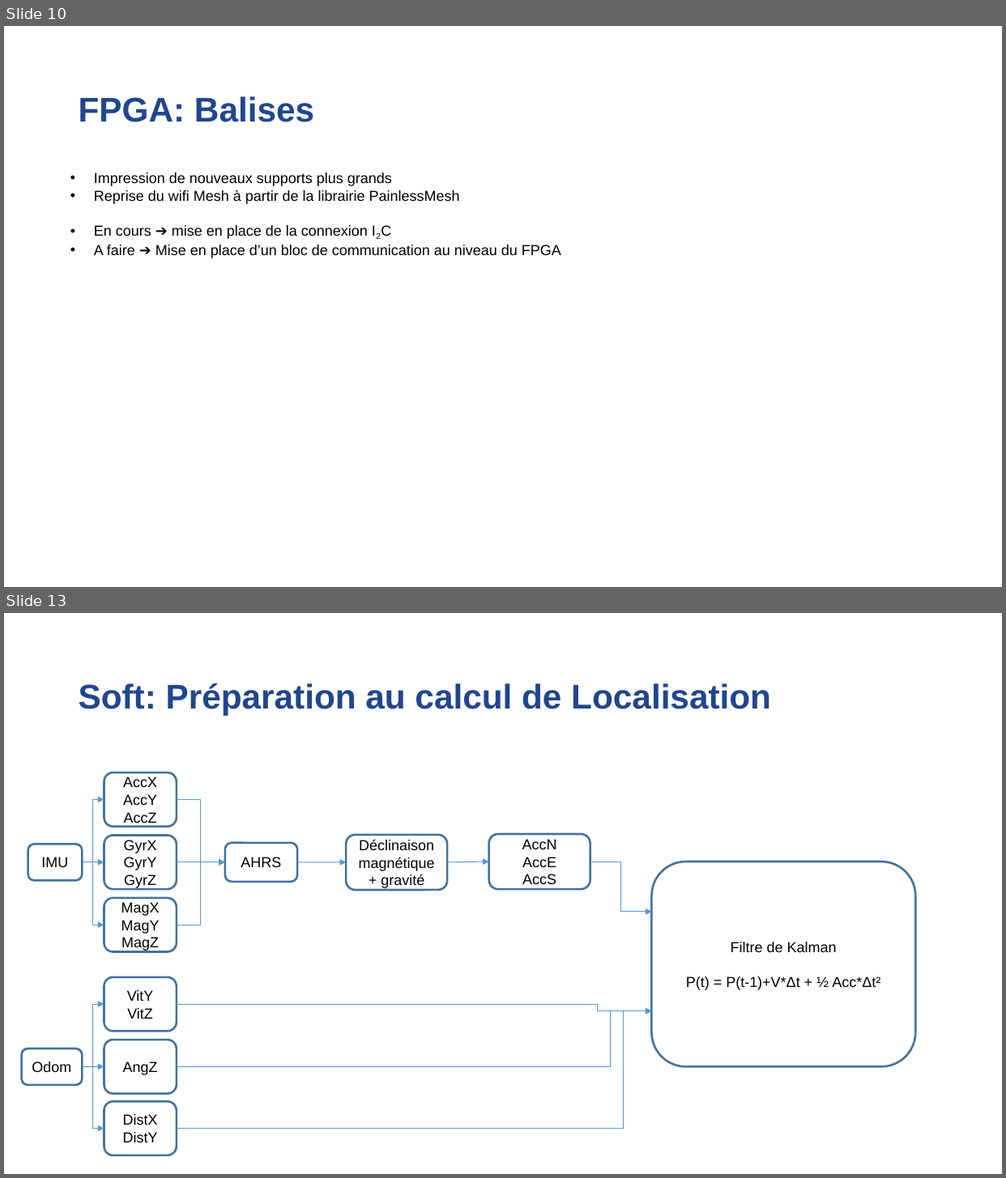
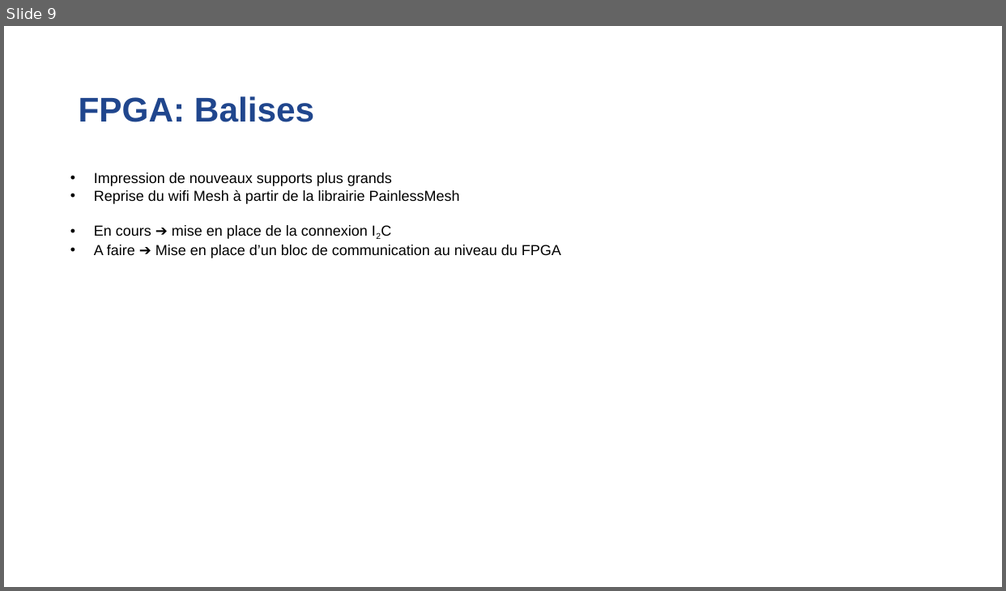
Before and after one commit to Laffargue-ElsysDesign/Robot_Surveillance_V3, a slide deck: GestionDeProjet/Reunions/Reunion_06_07_2022/Reunion_avancement_06_07_22.pptx. Shown one above the other, each under a label of ours: slides 10 and 13 before the commit, slide 9 after it; the slides between them are not shown. The pictures are 1006x1178 and 1006x591 pixels, drawn with LibreOffice and Linux fonts; fonts in the diff are those of the drawing; background and template pictures are left out. Boxes give left, top, right and bottom in pixels: in the first picture for what was removed or moved away, otherwise in the second. Text is boxed around its words. In the diff, an @@ line names an element or a change of style, - is before the commit and + after.

```diff
--- a/GestionDeProjet/Reunions/Reunion_06_07_2022/Reunion_avancement_06_07_22.pptx
+++ b/GestionDeProjet/Reunions/Reunion_06_07_2022/Reunion_avancement_06_07_22.pptx
@@ slide 13 removed at [4,613,1002,1174], background #FFFFFF @@
@@ title removed at [79,683,771,715] @@
-Soft: Préparation au calcul de Localisation
@@ rounded rectangle removed at [104,773,177,826] @@
-AccX
-AccY
-AccZ
@@ elbow arrow removed from (82, 862) to (104, 799) @@
@@ elbow arrow removed from (177, 799) to (225, 862) @@
@@ rounded rectangle removed at [28,845,82,881] @@
-IMU
@@ rounded rectangle removed at [104,835,177,889] @@
-GyrX
-GyrY
-GyrZ
@@ rounded rectangle removed at [225,843,297,882] @@
-AHRS
@@ rounded rectangle removed at [346,835,447,890] @@
-Déclinaison magnétique
-+ gravité
@@ rounded rectangle removed at [489,834,590,889] @@
-AccN
-AccE
-AccS
@@ arrow removed from (82, 862) to (104, 862) @@
@@ elbow arrow removed from (82, 862) to (104, 925) @@
@@ arrow removed from (177, 862) to (225, 862) @@
@@ elbow arrow removed from (177, 925) to (225, 862) @@
@@ arrow removed from (297, 862) to (346, 862) @@
@@ arrow removed from (447, 862) to (489, 862) @@
@@ elbow arrow removed from (590, 862) to (651, 912) @@
@@ rounded rectangle removed at [651,862,916,1067] @@
-Filtre de Kalman
-P(t) = P(t-1)+V*Δt + ½ Acc*Δt²
@@ rounded rectangle removed at [104,898,177,952] @@
-MagX
-MagY
-MagZ
@@ rounded rectangle removed at [104,977,177,1032] @@
-VitY
-VitZ
@@ elbow arrow removed from (82, 1067) to (104, 1004) @@
@@ elbow arrow removed from (177, 1067) to (651, 1012) @@
@@ elbow arrow removed from (177, 1004) to (651, 1012) @@
@@ elbow arrow removed from (177, 1129) to (651, 1012) @@
@@ rounded rectangle removed at [21,1049,82,1085] @@
-Odom
@@ rounded rectangle removed at [104,1040,177,1093] @@
-AngZ
@@ elbow arrow removed from (82, 1067) to (104, 1129) @@
@@ arrow removed from (82, 1067) to (104, 1067) @@
@@ rounded rectangle removed at [104,1102,177,1156] @@
-DistX
-DistY
@@ what was slide 10 is now slide 9 @@
```
Also in this commit, not shown: 1 slide added, 5 other slides removed.
